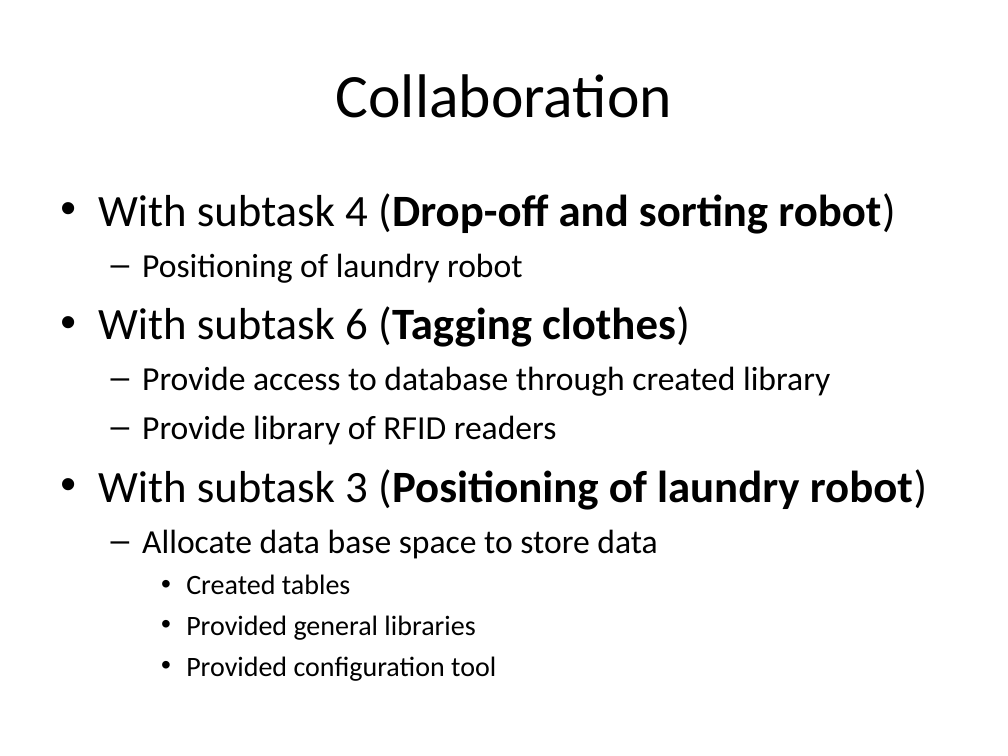
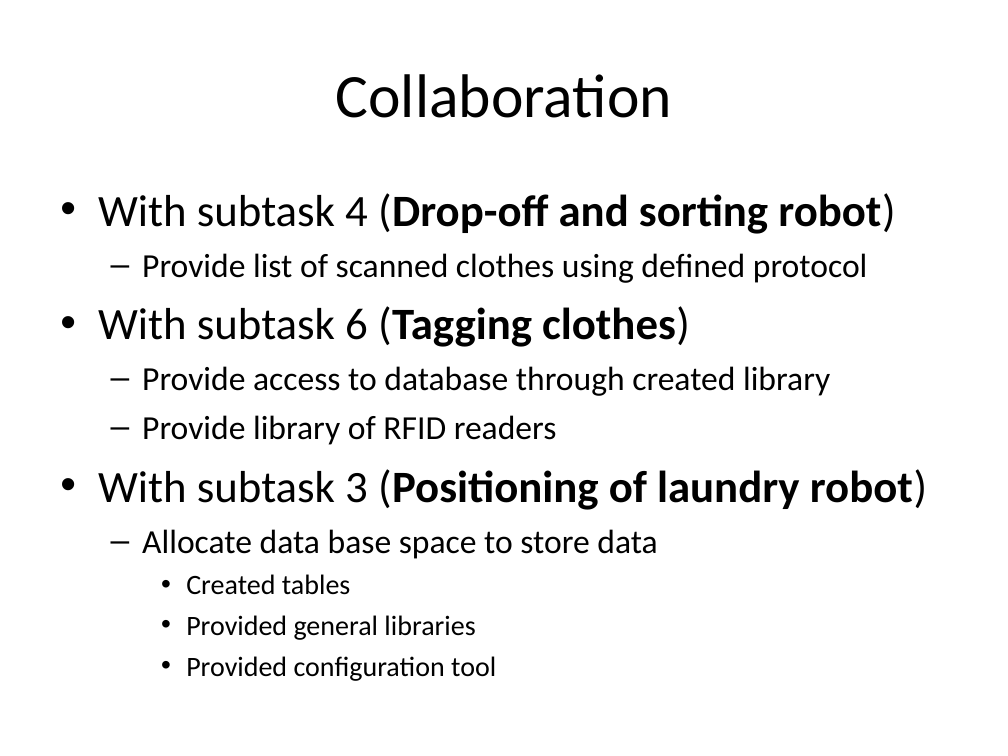
Before and after one commit to isurup/kalle-martin-group, a slide deck: slide 3 of RSD1/presentation/ExamMartin.ppt. Drawn at 1008x756 pixels with LibreOffice and Linux fonts; fonts in the diff are those of the drawing. Boxes give left, top, right and bottom in pixels: in the first picture for what was removed or moved away, otherwise in the second. Text is boxed around its words. In the diff, an @@ line names an element or a change of style, - is before the commit and + after.

```diff
--- a/RSD1/presentation/ExamMartin.ppt
+++ b/RSD1/presentation/ExamMartin.ppt
@@ text at bbox=[142, 253, 868, 283]: text changed @@
-  – Positioning of laundry robot
+  – Provide list of scanned clothes using defined protocol
```
